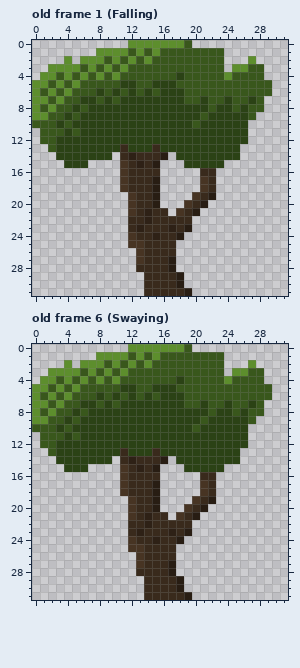
A pixel-art file gets an edit: res/tex/entities/objects/trees/oaktree.ase. Above, as it was before the edit.
32x32 pixels, 6 frames. Shown: old frame 1 (Falling), old frame 6 (Swaying). The commit also changed other frames, which this record leaves out.
The result:
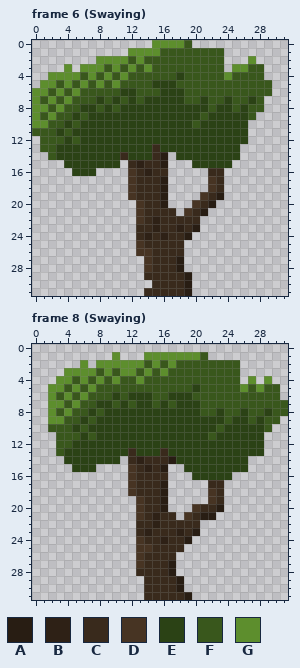
Palette (. is transparent): A #281d13  B #2e2116  C #392a1c  D #473423  E #2b4215  F #39571c  G #5d8e2d
A new or re-ordered frame is compared with the old frame closest to it.
Diff:
frames 6 -> 10
Changed rows in their new state; - is an unchanged pixel.
Frame 6 (Swaying) is new; against old frame 1 (Falling):
first column x 0:
 0 ------------...----------
 1 --------....G-G----------
 2 ----.-..-G-GFGF----------
 3 --..-.G-GFGFG-G----------
 4 -.-G-GFGFGFG-------------
 5 .-GFGFG-G-GFF------------
 6 -GFGFG--F-FE--F----------
 7 -FGFG-FFEFEF-F-----------
 8 -GFG-FE-F-F--------------
 9 -FG-FEF------------------
10 GG-FEF-------------------
11 F--EFE-------------------
12 ---F-F-------------------
13 -F---------E-------------
14 --F-------E-EEE----------
15 -------EEEE.---CA--.----E
16 -----EEE---.D-B-C----.-C-
17 -----------.D--CA----.DC-
18 -----------.D--CA----.DC-
19 ---------------CA---.DCA-
20 ------------.D-CA--.DCA--
21 ------------.DC--C.DCA---
22 ------------.DCB----C----
23 ------------.C-B-CBCA----
24 ------------.-BCB-CA-----
25 ------------.-----C------
26 --------------D---C------
27 -------------.D--CA------
28 -------------.D--CA------
29 ------------------CA-----
30 --------------.---CA-----
Frame 8 (Swaying) against old frame 6 (Swaying):
first column x 0:
 0 ------------........------------
 1 --------..-...G-GGGGG-..--------
 2 ----.--.-G-G-GFG-G------FF-.----
 3 --..--G-----G-G-G-------FF...---
 4 -..G---------G----F-----F-.G.G--
 5 ..G----G---FF--FFF--E-----G-G-F-
 6 ..----G-F----E--F--E----------F-
 7 ..G--GFFE---F--F-F-EEF--F--F-FFF
 8 ..--GF--F------------F--F----EFF
 9 ..GGF--F-------------E--F---EFF-
10 ..-F--F-------------E--F---EEF--
11 -..-F--F--------------F----EE---
12 -..FF----------------------EE---
13 --.F-------EC--EC---------EEE---
14 ---.------E.CB--CA--------E-----
15 ----.--E---.DCBCA-------EEE-----
16 -----------.D---C---EEEEE-------
17 -----------.D--CA----.-C--------
18 -----------.D--CA----.DC--------
19 ------------.D-CA---..DC--------
20 ------------.D-CA--.DCCA--------
21 ------------.DCB-C.DCAA---------
22 ------------.-CB----C-----------
23 ------------.CB--CBCA-----------
24 ------------.D-CB-CA------------
25 ------------.-D---C-------------
Where, in picture pixels (left, top, right, bottom), the same in both pictures:
changed: (32, 40, 232, 288)
changed: (32, 344, 288, 552)
